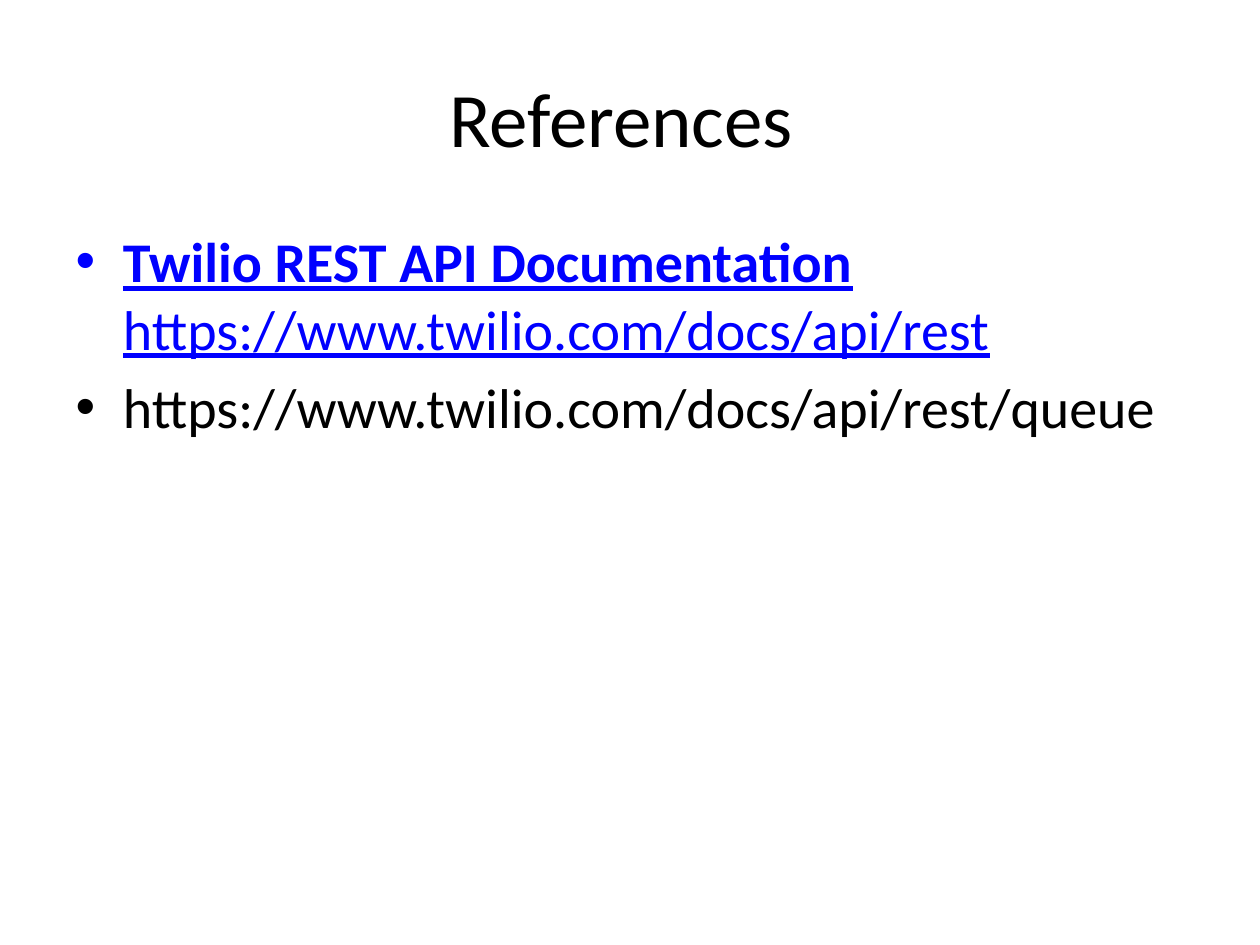
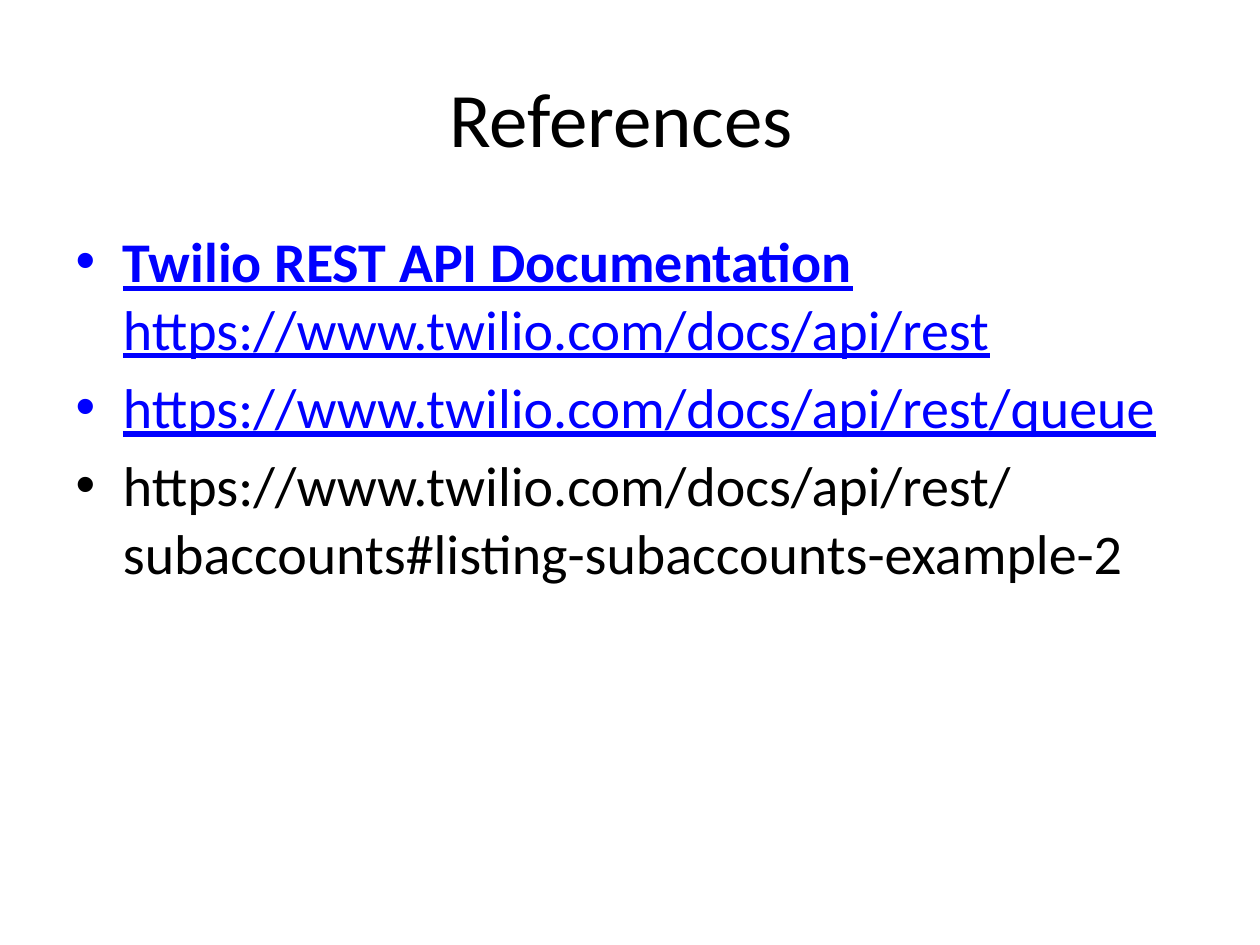
Before and after one commit to manouchehr/SOEN691_AZIZI, a slide deck: slide 18 of ClassWorkReports/Twilio_sharpBugFixing .pptx. Drawn at 1260x945 pixels with LibreOffice and Linux fonts; fonts in the diff are those of the drawing. Boxes give left, top, right and bottom in pixels: in the first picture for what was removed or moved away, otherwise in the second. Text is boxed around its words. In the diff, an @@ line names an element or a change of style, - is before the commit and + after.

Commit message:
Third bug is fixed
"filter subaccounts list by status " as an overload is added

```diff
--- a/ClassWorkReports/Twilio_sharpBugFixing .pptx
+++ b/ClassWorkReports/Twilio_sharpBugFixing .pptx
@@ text at (123, 389, 1155, 437): text colour #000000 to #0000FF, underline on in "https://www.twilio.com/docs/api/rest/queue" @@
@@ text at (123, 467, 1122, 584): paragraph added @@
+• https://www.twilio.com/docs/api/rest/subaccounts#listing-subaccounts-example-2
```
Also in this commit, not shown: 6 other files.
